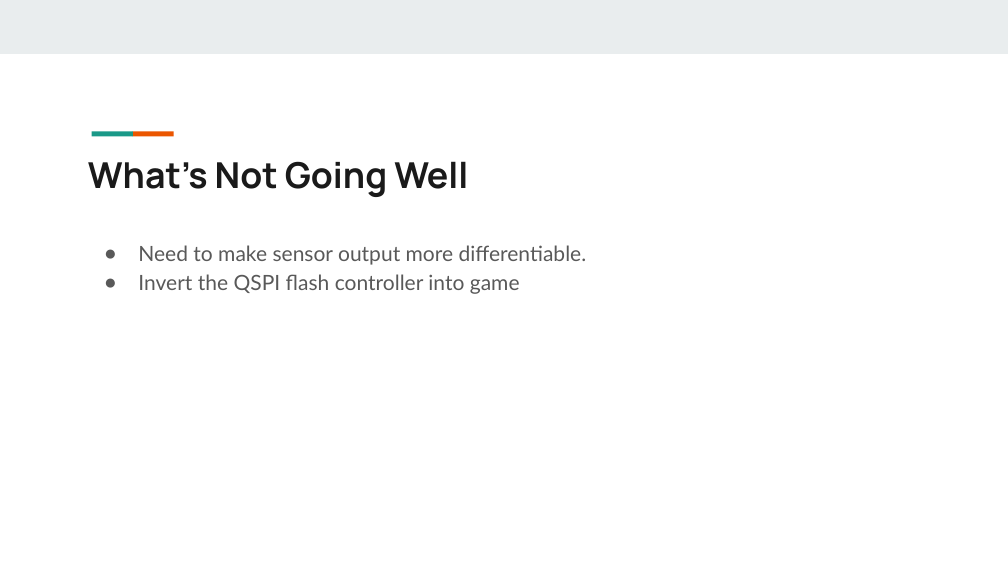
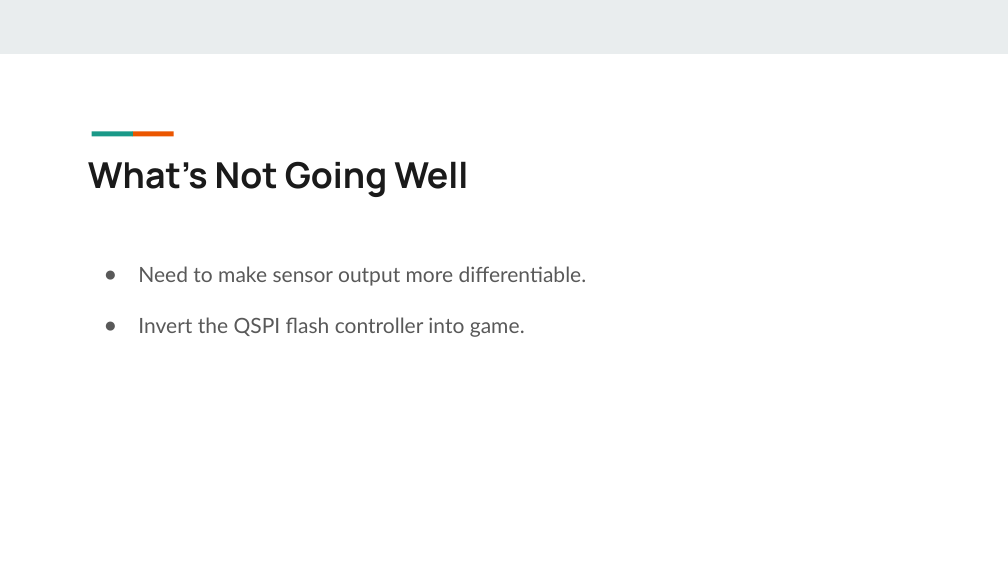
Before and after one commit to xu842251462/EC551_FinalProject, a slide deck: slide 11 of Presentations/EC551SecondProjectPresentation.pptx. Drawn at 1008x567 pixels with LibreOffice and Linux fonts; fonts in the diff are those of the drawing. Boxes give left, top, right and bottom in pixels: in the first picture for what was removed or moved away, otherwise in the second. Text is boxed around its words. In the diff, an @@ line names an element or a change of style, - is before the commit and + after.

```diff
--- a/Presentations/EC551SecondProjectPresentation.pptx
+++ b/Presentations/EC551SecondProjectPresentation.pptx
@@ text at (x1=138, y1=266, x2=587, y2=286): line spacing 1.15 to 2 @@
@@ text at (x1=138, y1=317, x2=525, y2=337): text changed @@
-● Invert the QSPI flash controller into game
+● Invert the QSPI flash controller into game.
```
Also in this commit, not shown: 6 other slides changed.
